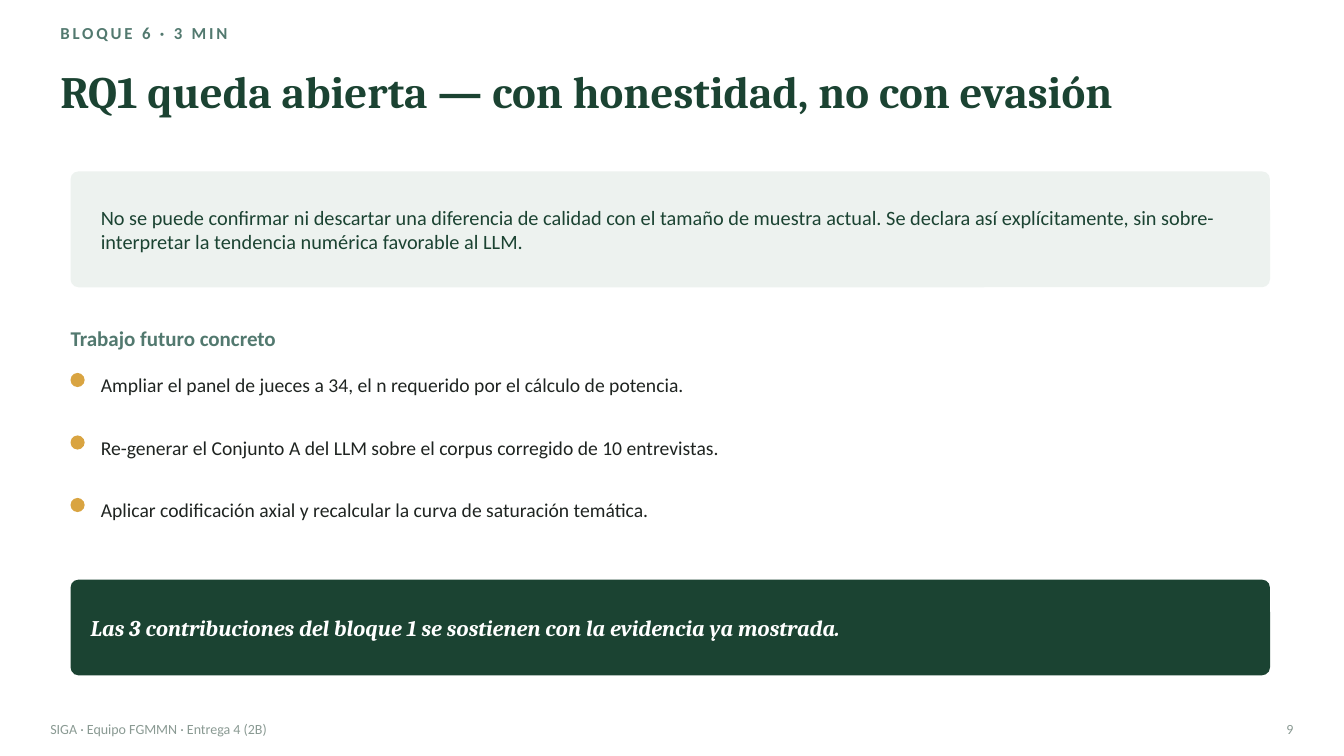
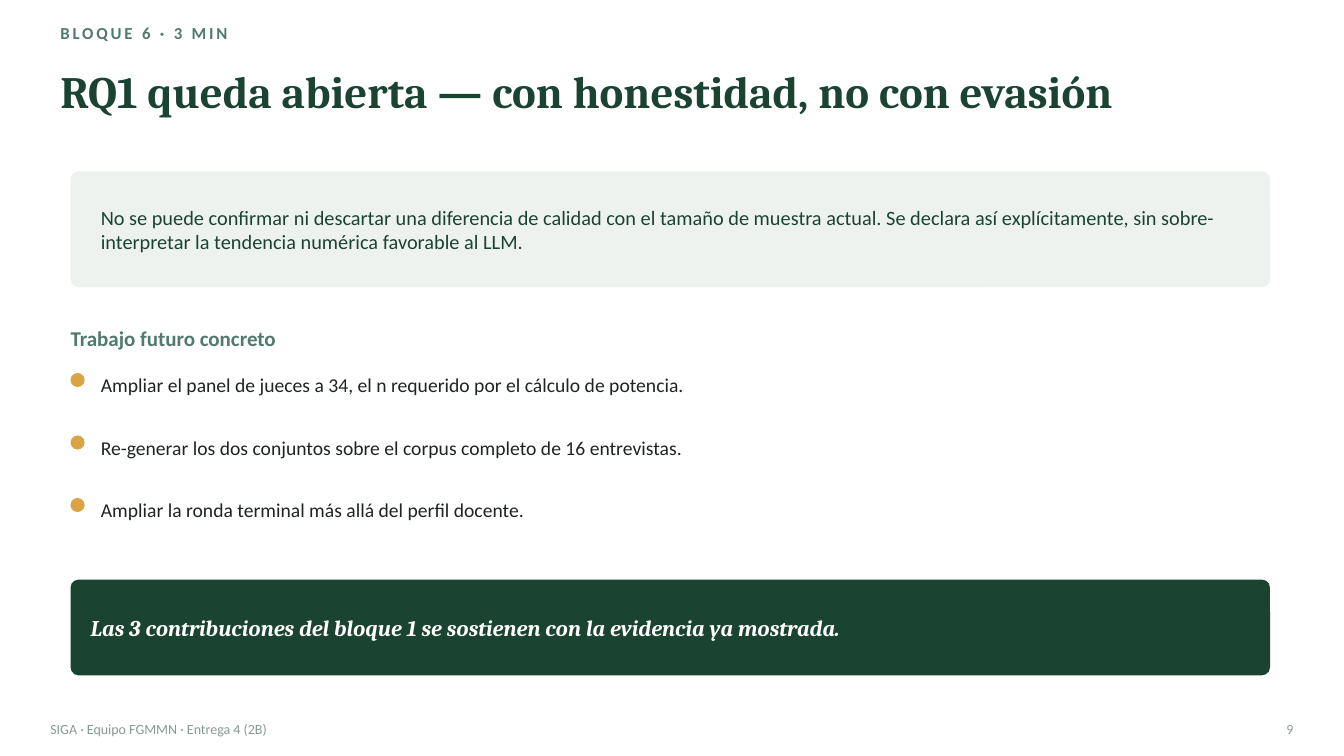
Before and after one commit to gsanchezc6-beep/SIGA_FGMMN_ISR401_AVANCE_2B, a slide deck: slide 9 of 08_Defensa/presentacion.pptx. Drawn at 1344x756 pixels with LibreOffice and Linux fonts; fonts in the diff are those of the drawing. Boxes give left, top, right and bottom in pixels: in the first picture for what was removed or moved away, otherwise in the second. Text is boxed around its words. In the diff, an @@ line names an element or a change of style, - is before the commit and + after.

Commit message:
fix(defensa): las diapositivas afirmaban lo que ya no es cierto
Tres diapositivas del mazo declaraban el corpus como estaba antes de codificarlo
entero: la 13 decia diez codificadas y la codificacion de las seis restantes
pendiente, la 3 hablaba de diez entrevistas validas y la 9 daba como trabajo
futuro aplicar codificacion axial y recalcular la curva. Lo que ve el tribunal
es esto, asi que corregirlo importa mas que corregir el manuscrito.

El trabajo futuro de la 9 pasa a ser lo que de verdad queda pendiente: ampliar
la ronda terminal mas alla del perfil docente, y regenerar los dos conjuntos
sobre el corpus completo en vez de sobre el de diez.

Se regenera presentacion.pdf, que llevaba desde las 11:07 sin sincronizar.

Ademas, correccion de una afirmacion mia que era falsa: 00_LEEME.md del panel
ampliado decia que los consentimientos de los siete evaluadores estaban en la
zona restringida, y esa zona no los declaraba en ningun sitio. Ahora constan en
README_Restringido.md, apartado 2, con el motivo por el que no se publican y con
la aclaracion de que las hojas depositadas no llevan nombre ni firma.

```diff
--- a/08_Defensa/presentacion.pptx
+++ b/08_Defensa/presentacion.pptx
@@ text at bbox=[101, 441, 682, 459]: text changed @@
-Re-generar el Conjunto A del LLM sobre el corpus corregido de 10 entrevistas.
+Re-generar los dos conjuntos sobre el corpus completo de 16 entrevistas.
@@ text at bbox=[101, 503, 524, 520]: text changed @@
-Aplicar codificación axial y recalcular la curva de saturación temática.
+Ampliar la ronda terminal más allá del perfil docente.
```
Also in this commit, not shown: 2 other slides changed, 5 other files.
